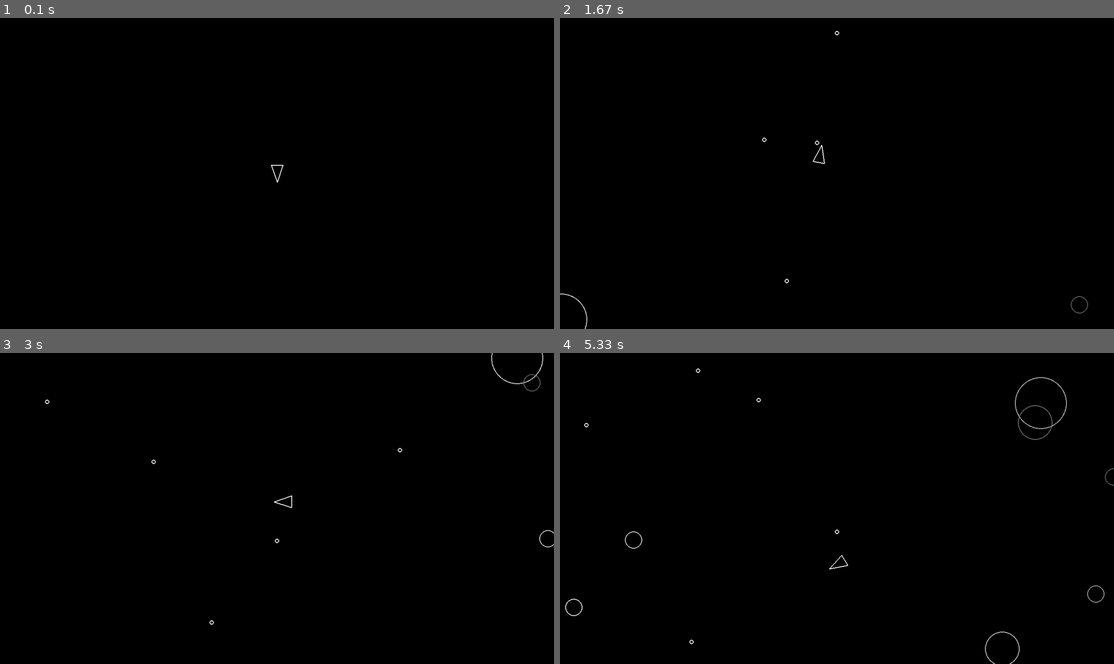
Above: before the commit, frames 1-4 (two rows, left to right).
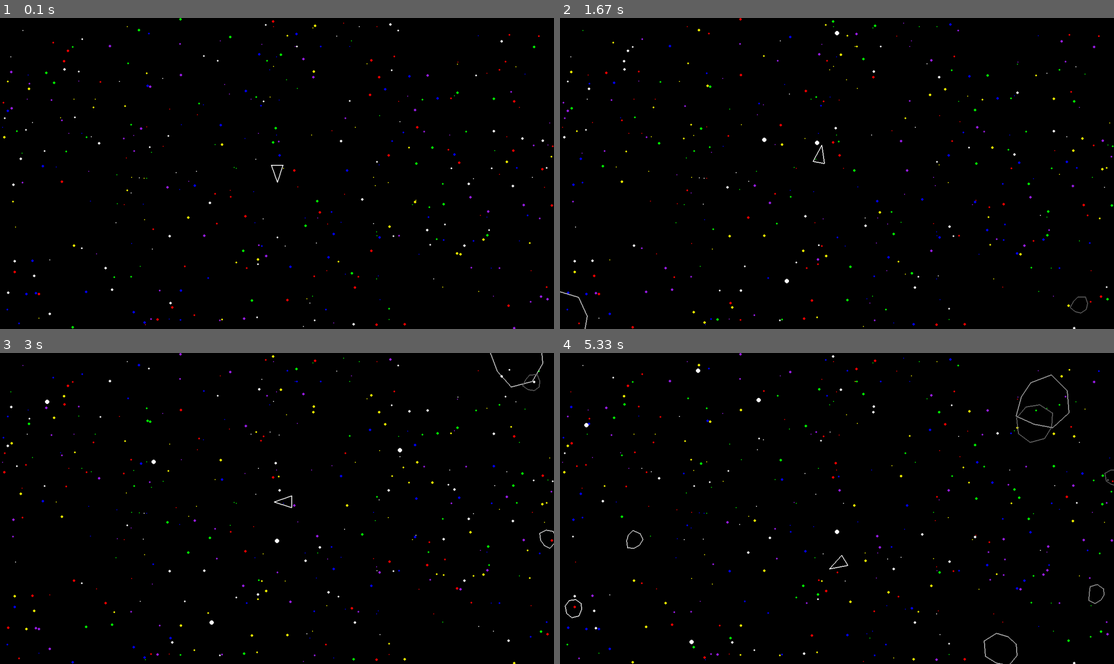
Above: after the commit, the same moments.

Repository: Kinhoshi/python-asteroids
Game: pygame game, started from main.py
Two runs of this game, one before a commit and one after it. Both use one fixed random seed, a clock stepped at 60 frames per second and the inputs below.
Inputs:
- Up to frame 1 (0.1 s): no input
- Up to frame 2 (1.67 s): tap Space at 0.33, 0.73, 1.03, 1.23, 1.57 s; hold Right 0.67-1.13 s; hold Up 1.17-1.47 s; hold Right from 1.5 s (still down)
- Up to frame 3 (3 s): tap Space at 1.87, 2.07, 2.37, 2.63, 2.97 s; release Right at 1.97 s; hold Left 2-2.53 s; hold Down 2.57-2.87 s; hold Left from 2.9 s (still down)
- Up to frame 4 (5.33 s): tap Space at 3.27, 3.4, 3.8, 4.1, 4.47, 4.87, 5.17 s; release Left at 3.3 s; hold Up 3.33-3.7 s; hold Right 3.73-4.37 s; hold Down 4.4-4.77 s; hold Left 4.8-5.27 s; hold Right from 5.3 s (still down)

The runs differ from the first frame. In frame 1, 0.9% of the frame differs, in the area x 0-100%, y 0-100%; in frame 2, 1.0%; in frame 3, 1.1%; in frame 4, 1.6%.

Commit message:
asteroids are a different shape with random colors; small circles are generated to simulate stars, and 'twinkle' in a way

Diff:
--- a/asteroid.py
+++ b/asteroid.py
@@ -1,27 +1,24 @@
-from circleshape import *
+from octagonshape import *
 from constants import *
 from logger import *
 import random
 
 
-class Asteroid(CircleShape):
+class Asteroid(OctagonShape):
     def __init__(self, x, y, radius):
         super().__init__(x, y, radius)
-        self.color = None
+        self.rotation = 20
+        self.rotation_speed = random.randint(0, ASTEROID_MAX_ROTATION_SPEED)
+        self.color = "gray" + f"{random.randint(20, 100)}"
         value = random.randint(0, 10)
         if value == 10:
-            self.color == "gold4"
-        self.color = "gray" + f"{random.randint(20, 100)}"
-
-    def draw(self, screen):
-        width = LINE_WIDTH
-        center = self.position
-        radius = self.radius
-        pygame.draw.circle(screen, self.color, center, radius, width)
+            self.color = "gold4"
+        self.local_vertices = self.octagon()
 
     def update(self, dt):
         super().update(dt)
         self.position += (self.velocity * dt)
+        self.rotation += self.rotation_speed * dt
 
     def split(self):
         self.kill()
--- a/asteroidfield.py
+++ b/asteroidfield.py
@@ -31,18 +31,18 @@
     def __init__(self):
         pygame.sprite.Sprite.__init__(self, self.containers)
         self.spawn_timer = 0.0
+        self.asteroid_count = 0
 
     def spawn(self, radius, position, velocity):
-        existing_asteroid = pygame.sprite.Group()
-        for asteroid in existing_asteroid:
-            if asteroid.position.distance_to(position) <= asteroid.radius + radius:
-                pass
+        for asteroid in Asteroid.containers[0]:
+            if asteroid.position.distance_to(position) < asteroid.radius + radius:
+                return
         asteroid = Asteroid(position.x, position.y, radius)
         asteroid.velocity = velocity
 
     def update(self, dt):
         self.spawn_timer += dt
-        if self.spawn_timer > ASTEROID_SPAWN_RATE_SECONDS:
+        if self.spawn_timer > ASTEROID_SPAWN_RATE_SECONDS and self.asteroid_count < MAX_ASTEROIDS_ON_SCREEN:
             self.spawn_timer = 0
 
             # spawn a new asteroid at a random edge
--- a/constants.py
+++ b/constants.py
@@ -1,7 +1,10 @@
-# Screen / Pixel Constants
+import random
+
+# Screen & Misc Constants
 SCREEN_WIDTH = 1280
 SCREEN_HEIGHT = 720
 LINE_WIDTH = 2
+STAR_MAX_RADIUS = 3
 
 # Player Constants
 PLAYER_RADIUS = 20
@@ -17,3 +20,5 @@
 ASTEROID_KINDS = 3
 ASTEROID_SPAWN_RATE_SECONDS = 0.8
 ASTEROID_MAX_RADIUS = ASTEROID_MIN_RADIUS * ASTEROID_KINDS
+ASTEROID_MAX_ROTATION_SPEED = 300
+MAX_ASTEROIDS_ON_SCREEN = 15
--- a/main.py
+++ b/main.py
@@ -1,12 +1,13 @@
 import pygame
 import sys
-from constants import SCREEN_WIDTH, SCREEN_HEIGHT
+from constants import *
 from logger import log_state
 from logger import log_event
 from player import Player
 from asteroid import Asteroid
 from asteroidfield import AsteroidField
 from shot import Shot
+from stars import Star, StarField
 
 def main():
     print(f"Starting Asteroids with pygame version: {pygame.version.ver}\nScreen width: {SCREEN_WIDTH}\nScreen height: {SCREEN_HEIGHT}")
@@ -19,12 +20,16 @@
     drawable = pygame.sprite.Group()
     asteroids = pygame.sprite.Group()
     shots = pygame.sprite.Group()
+    stars = pygame.sprite.Group()
+
 
     Player.containers = (updatable, drawable)
     Shot.containers = (shots, updatable, drawable)
     Asteroid.containers = (asteroids, updatable, drawable)
     AsteroidField.containers = (updatable)
     asteroid_field = AsteroidField()
+    Star.containers = (stars, drawable)
+    StarField(400)
 
     ship = Player(SCREEN_WIDTH / 2, SCREEN_HEIGHT / 2)
 
@@ -32,13 +37,19 @@
         log_state()
         updatable.update(dt)
         for current_asteroid in asteroids:
-            if current_asteroid.collides_with(ship):
+            asteroid_field.asteroid_count = len(asteroids)
+            for secondary_asteroid in asteroids:
+                if current_asteroid == secondary_asteroid:
+                    continue
+                if current_asteroid.collides_with(secondary_asteroid):
+                    log_event("asteroid_collision")
+            if ship.collides_with(current_asteroid):
                 log_event("player_hit")
                 print("Game over!")
                 sys.exit()
             for bullet in shots:
                 ship.bullet_count = len(shots)
-                if current_asteroid.collides_with(bullet):
+                if bullet.collides_with(current_asteroid):
                     log_event("asteroid_shot")
                     current_asteroid.split()
                     bullet.kill()
--- /dev/null
+++ b/octagonshape.py
@@ -0,0 +1,113 @@
+from constants import *
+import pygame
+import math
+import random
+
+class OctagonShape(pygame.sprite.Sprite):
+    def __init__(self, x, y, radius):
+        if hasattr(self, "containers"):
+            super().__init__(self.containers)
+        else:
+            super().__init__()
+
+        self.position = pygame.Vector2(x, y)
+        self.velocity = pygame.Vector2(0, 0)
+        self.radius = radius
+        self.local_vertices = self.octagon()
+        self.rotation = 0
+        self.color = "white"
+
+    def draw(self, screen):
+        color = self.color
+        points = self.get_world_vertices()
+        width = LINE_WIDTH
+        pygame.draw.polygon(screen, color, points, width)
+
+    def update(self, dt):
+        if self.position.x > SCREEN_WIDTH:
+            self.position.x -= SCREEN_WIDTH
+        if self.position.x < 0:
+            self.position.x += SCREEN_WIDTH
+        if self.position.y > SCREEN_HEIGHT:
+            self.position.y -= SCREEN_HEIGHT
+        if self.position.y < 0:
+            self.position.y += SCREEN_HEIGHT
+
+    #def collides_with(self, other):
+     #   raise NotImplementedError("Asteroid collision detection not implemented yet.")
+
+    def octagon(self):
+        points = []
+
+        for i in range(8):
+            angle = i * (360 / 8)
+
+            variation = random.uniform(0.8, 1.2)
+            radius = self.radius * variation
+
+            x = math.cos(math.radians(angle)) * radius
+            y = math.sin(math.radians(angle)) * radius
+
+            points.append(pygame.Vector2(x, y))
+
+        center = pygame.Vector2(0, 0)
+
+        for p in points:
+            center += p
+
+        center /= len(points)
+
+        return points
+
+    def get_world_vertices(self):
+        vertices = []
+        for p in self.local_vertices:
+            rotated = p.rotate(self.rotation)
+            vertices.append(rotated + self.position)
+        return vertices
+
+    def get_edges(self):
+        vertices = self.get_world_vertices()
+        edges = []
+
+        for i in range(len(vertices)):
+            start = vertices[i]
+            end = vertices[(i + 1) % len(vertices)]
+            edges.append((start, end))
+        return edges
+
+    def get_perpendicular_normals(self):
+        edges = self.get_edges()
+        normals = []
+
+        for point_a, point_b in edges:
+            edge = point_b - point_a
+            normal = pygame.Vector2(-edge.y, edge.x)
+            normal = normal.normalize()
+            normals.append(normal)
+        return normals
+
+    def project_onto_axis(self, axis):
+        vertices = self.get_world_vertices()
+        projections = [v.dot(axis) for v in vertices]
+        return min(projections), max(projections)
+
+    def overlaps(self, minA, maxA, minB, maxB):
+        return not (maxA < minB or maxB < minA)
+
+    def overlaps_on_all_axes(self, other):
+        for axis in self.get_perpendicular_normals():
+            minA, maxA = self.project_onto_axis(axis)
+            minB, maxB = other.project_onto_axis(axis)
+
+        if not self.overlaps(minA, maxA, minB, maxB):
+            return False
+
+        return True
+
+    def collides_with(self, other):
+        if not self.overlaps_on_all_axes(other):
+            return False
+        if not other.overlaps_on_all_axes(self):
+            return False
+        return True
--- a/player.py
+++ b/player.py
@@ -62,3 +62,29 @@
         bullet = Shot(self.position.x, self.position.y, SHOT_RADIUS)
         bullet.velocity = pygame.Vector2(0, 1).rotate(self.rotation)
         bullet.velocity *= PLAYER_SHOOT_SPEED
+
+    def collides_with(self, other):
+       triangle_points = self.triangle()
+       asteroid_pos = other.position
+       inside = self.point_in_triangle(asteroid_pos, triangle_points[0], triangle_points[1], triangle_points[2])
+       if inside:
+           pass
+
+
+    def point_in_triangle(self, p, a, b, c):
+       ab = b - a
+       ap = p - a
+
+       bc = c - b
+       bp = p - b
+
+       ca = a - c
+       cp = p - c
+
+       cross1 = ab.cross(ap)
+       cross2 = bc.cross(bp)
+       cross3 = ca.cross(cp)
+
+       if (cross1 > 0 and cross2 > 0 and cross3 > 0) or (cross1 < 0 and cross2 < 0 and cross3 < 0):
+           return True
+       return False
--- a/shot.py
+++ b/shot.py
@@ -4,13 +4,22 @@
 class Shot(CircleShape):
     def __init__(self, x, y, radius):
         super().__init__(x, y, radius)
+#        self.color_timer = 0.0
+#        self.colors = ["red", "orange", "yellow", "green", "blue", "indigo", "violet"]
+#        self.color_index = 0
+#        self.color = self.colors[self.color_index]
+#        self.switch_color_interval = 0.2
 
     def draw(self, screen):
-        width = LINE_WIDTH
         center = self.position
         radius = self.radius
-        pygame.draw.circle(screen, "white", center, radius, width)
+        pygame.draw.circle(screen, "white", center, radius, 0)
 
     def update(self, dt):
         super().update(dt)
         self.position += (self.velocity * dt)
+#        self.color_timer += dt
+#        if self.color_timer >= self.switch_color_interval:
+#            self.color_timer = 0
+#            self.color_index = (self.color_index + 1) % len(self.colors)
+#            self.color = self.colors[self.color_index]
--- /dev/null
+++ b/stars.py
@@ -0,0 +1,31 @@
+import pygame
+import random
+from constants import *
+from circleshape import *
+
+class Star(CircleShape):
+    def __init__(self, x, y, radius):
+        super().__init__(x, y, radius)
+        self.radius = radius
+        self.color = ["blue", "yellow", "red", "purple", "green", "white"]
+
+    def draw(self, screen):
+        center = self.position
+        radius = self.radius
+        pygame.draw.circle(screen, random.choice(self.color), center, radius, 0)
+
+    def update(self, dt):
+        pass
+
+class StarField:
+    def __init__(self, num_stars):
+        for _ in range(num_stars):
+            for _ in range(10):
+                x = random.randint(0, SCREEN_WIDTH)
+                y = random.randint(0, SCREEN_HEIGHT)
+                radius = random.randint(1, STAR_MAX_RADIUS)
+                position = pygame.Vector2(x, y)
+
+                if not any(star.position.distance_to(position) < star.radius + radius for star in Star.containers[0]):
+                    Star(x, y, radius)
+                    break
